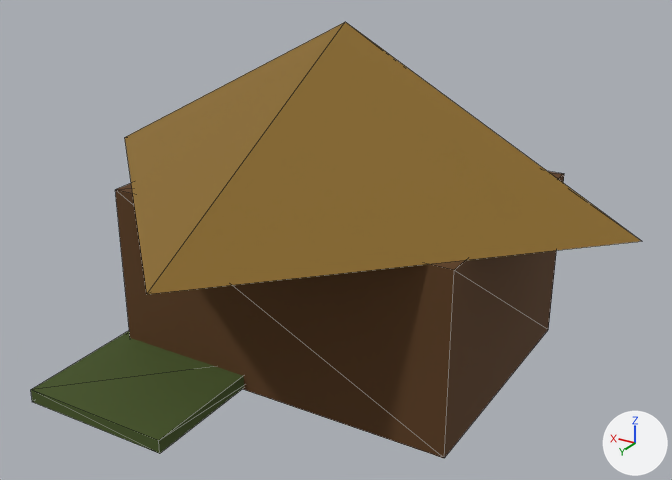
One commit to the glTF model empire/assets/models/bld_ambar.glb: the scene before it, then after it.
Before and after are seen from a 50 mm lens placed at (-1.97, 3.16, 2.19), pointed at (-0.01, -0.11, 0.55). Lighting does not change. The marker at lower right points along +X, +Y and +Z. The picture after the commit comes second. Mesh edges are drawn as thin lines. Vertices at exactly the same position are counted once.

Names of what the first picture shows: 'bld_ambar'.
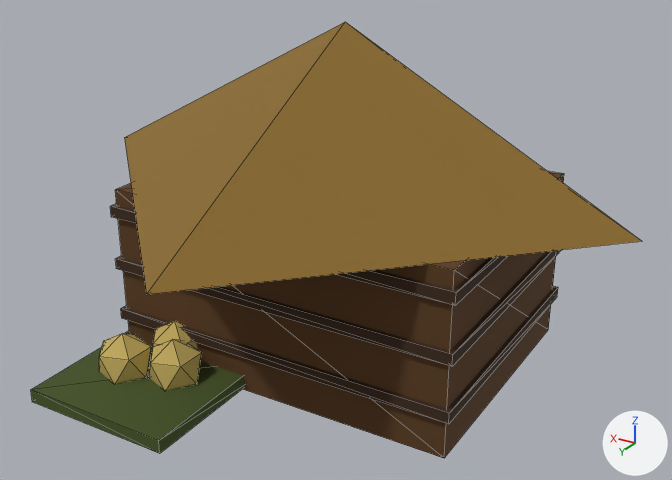
What changed in the scene script:
```text
Add mat_wooddk:
    mat_wooddk = principled_material('woodDk')
    mat_wooddk.base_color = (0.0423, 0.0176, 0.00518)  # brown #3a2410
    mat_wooddk.roughness = 0.9
Add mat_ambar_sack:
    mat_ambar_sack = principled_material('ambar_sack')
    mat_ambar_sack.base_color = (0.578, 0.434, 0.117)  # yellow #c8b060
    mat_ambar_sack.roughness = 0.9
Change me_куб_022:
    used by ob_bld_ambar; location = (0.0, 0.0, 0.0)
    remove me_куб_022.from_pydata(...)  # 21 vertices, 30 faces; spans x -1.3..1.3, y -1.5..1.1, z 0.0..1.5
    add me_куб_022.from_pydata(...)  # 89 vertices, 138 faces; spans x -1.3..1.3, y -1.5..1.1, z -0.01..1.5
    me_куб_022 part 1: a new loose piece, a box spanning x -0.82..0.82, y -0.82..0.42, z 0.175..0.225, in mat_wooddk (brown #3a2410)
    me_куб_022 part 2: a new loose piece, a box spanning x -0.82..0.82, y -0.82..0.42, z 0.425..0.475, in mat_wooddk (brown #3a2410)
    me_куб_022 part 3: a new loose piece, a box spanning x -0.82..0.82, y -0.82..0.42, z 0.675..0.725, in mat_wooddk (brown #3a2410)
    me_куб_022 part 4: a new loose piece, an icosphere of 20 faces spanning x 0.28..0.52, y 0.44..0.66, z -0.01..0.25, in mat_ambar_sack (yellow #c8b060)
    me_куб_022 part 5: a new loose piece, an icosphere of 20 faces spanning x 0.5..0.74, y 0.51..0.73, z -0.01..0.25, in mat_ambar_sack (yellow #c8b060)
    me_куб_022 part 6: a new loose piece, an icosphere of 20 faces spanning x 0.38..0.62, y 0.31..0.53, z -0.01..0.25, in mat_ambar_sack (yellow #c8b060)
    other edits to the shape of me_куб_022 do not show in these pictures
    add me_куб_022.materials.append(mat_wooddk)  # brown #3a2410
    add me_куб_022.materials.append(mat_ambar_sack)  # yellow #c8b060
```

What differs and where, as boxes (x1, y1, x2, y2) in the pictures (672 x 480 px):
part 1 of me_куб_022, added: after (121, 286, 558, 424)
part 2 of me_куб_022, added: after (116, 250, 561, 366)
part 3 of me_куб_022, added: after (110, 204, 507, 306)
part 4 of me_куб_022, added (yellow): after (149, 339, 201, 390)
part 5 of me_куб_022, added (yellow): after (99, 333, 151, 383)
part 6 of me_куб_022, added (yellow): after (151, 321, 198, 356)
